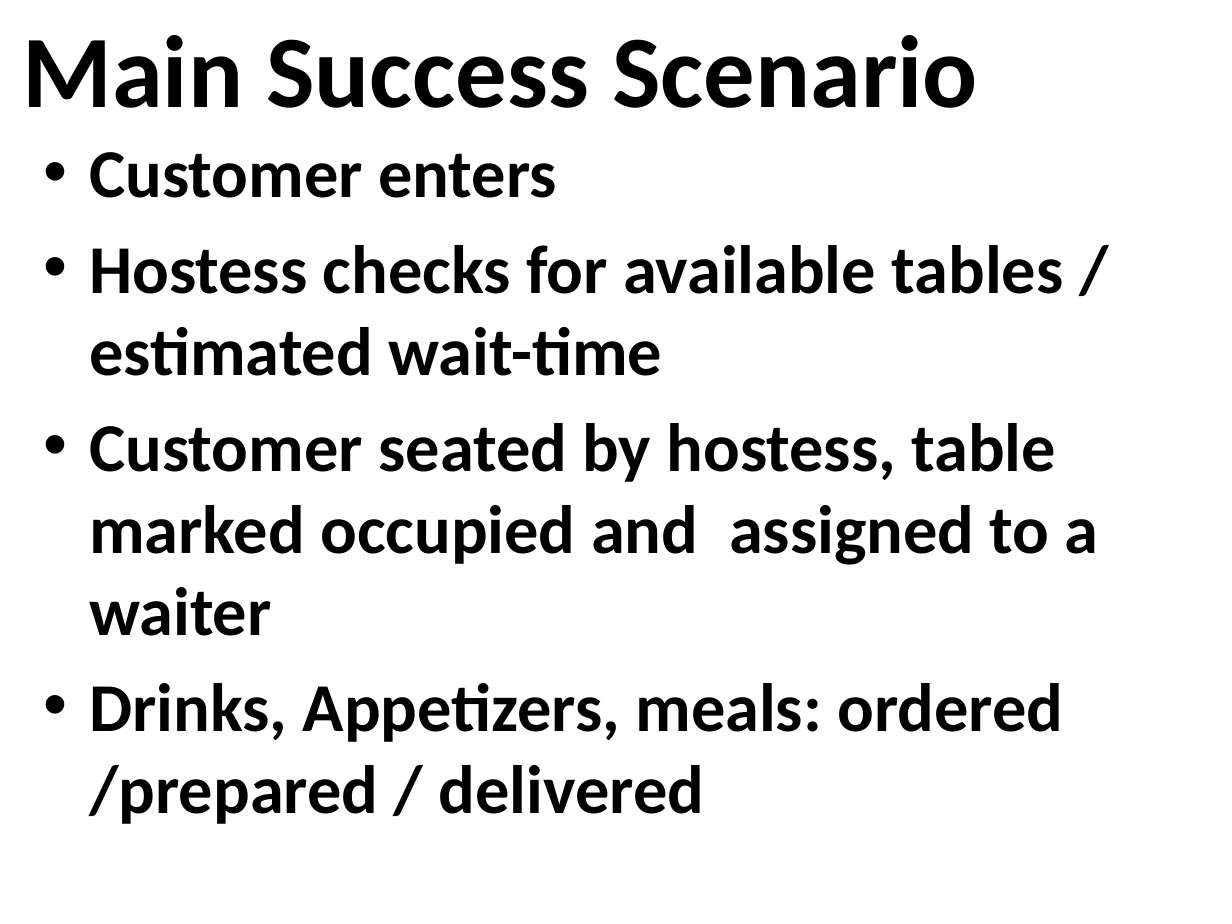
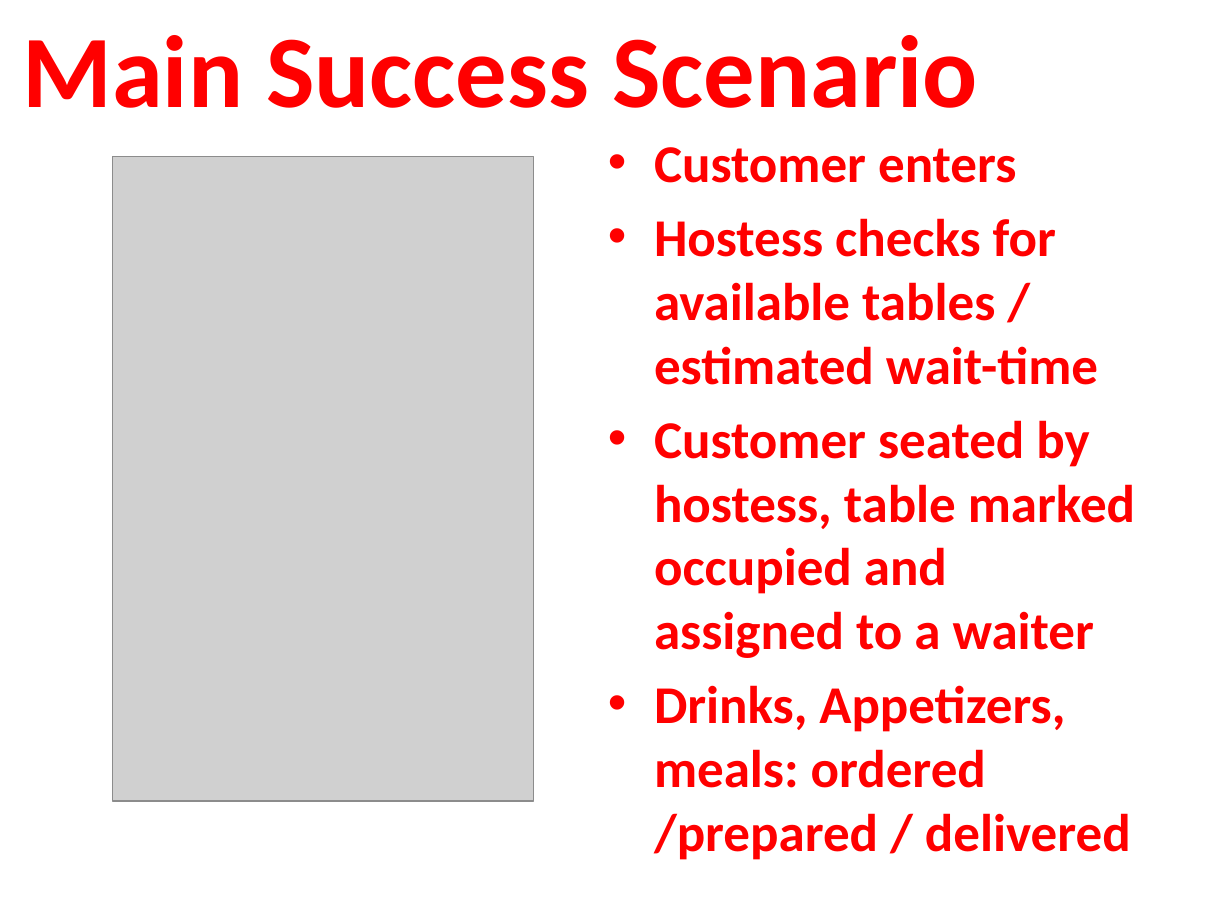
Before and after one commit to osmihi/Capstone, a slide deck: slide 19 of Project Documents/Group3_Presentation1_Capstone.pptx (slide 14 before the commit). Drawn at 1232x924 pixels with LibreOffice and Linux fonts; fonts in the diff are those of the drawing; grey boxes stand for pictures; background and template pictures are left out. Boxes give left, top, right and bottom in pixels: in the first picture for what was removed or moved away, otherwise in the second. Text is boxed around its words. In the diff, an @@ line names an element or a change of style, - is before the commit and + after.

```diff
--- a/Project Documents/Group3_Presentation1_Capstone.pptx
+++ b/Project Documents/Group3_Presentation1_Capstone.pptx
@@ title "Main Success Scenario" at (23, 35, 977, 108): text colour #000000 to #FF0000 @@
@@ text "Customer enters": place and size @@
-text "Customer enters" at (89, 152, 1099, 824)
+text "Customer enters" at (654, 147, 1135, 860)
@@ text "Customer enters" at (654, 147, 1135, 860): size 40 to 31 pt, text colour #000000 to #FF0000; less space between paragraphs @@
@@ picture added at (113, 156, 535, 801) @@
```
Also in this commit, not shown: 8 other slides changed, 5 slides added.
